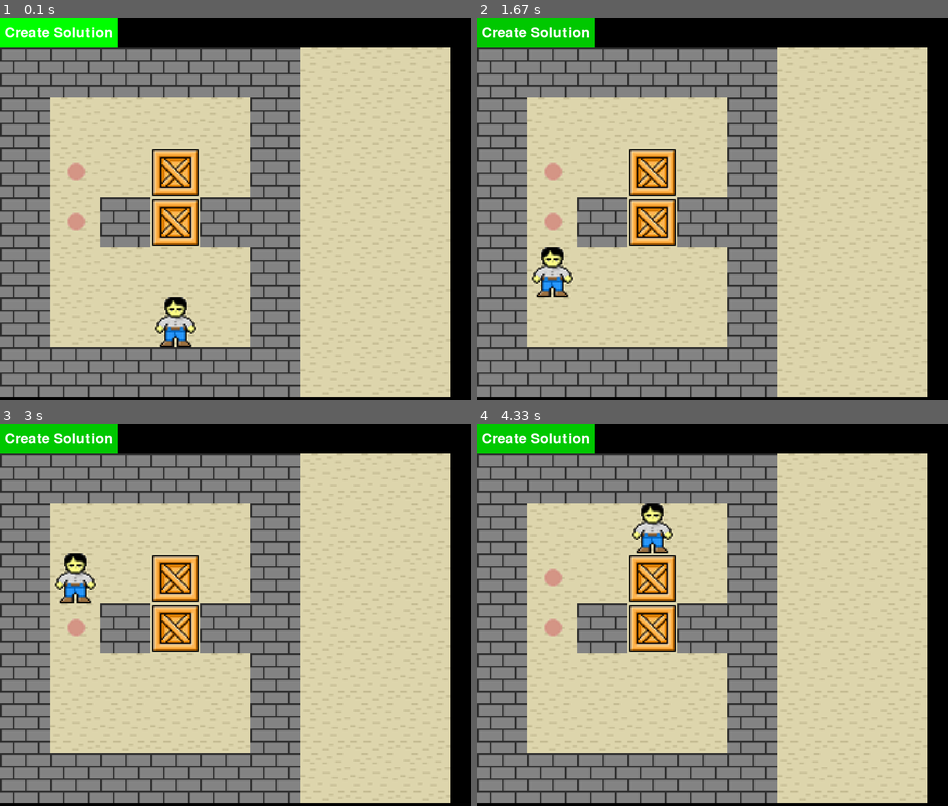
Above: before the commit, frames 1-4 (two rows, left to right).
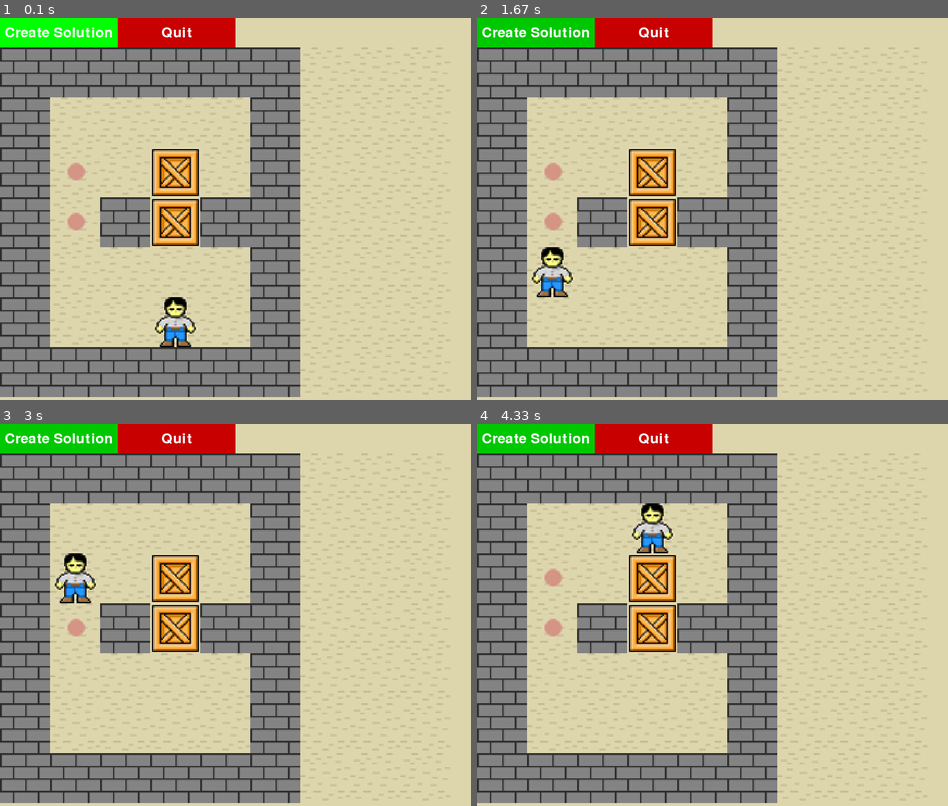
Above: after the commit, the same moments.

Repository: Huaisure/Pygame-Sokoban
Game: pygame game, started from main.py
The game is run twice, just before and just after one commit, with the same random seed, the same clock (stepped at 60 frames per second) and the same inputs.
Inputs (mouse positions are in pixels of both pictures, inside the frame that each line leads up to):
- Up to frame 1 (0.1 s): type "1 (at the terminal prompt)" at 0 s
- Up to frame 2 (1.67 s): press the mouse at (533, 33) at 0.37 s; move the mouse to (613, 67) at 0.47 s; release the mouse at (693, 105) at 0.6 s; click "Create Solution" at 0.72 s; press the mouse at (533, 33) at 1.03 s; move the mouse to (575, 90) at 1.13 s; release the mouse at (613, 147) at 1.27 s
- Up to frame 3 (3 s): click "Create Solution" at 1.88 s; press the mouse at (56, 439) at 2.2 s; move the mouse to (211, 595) at 2.3 s; release the mouse at (367, 752) at 2.43 s
- Up to frame 4 (4.33 s): no input

The runs differ from the first frame. In frame 1, 11% of the frame differs, in the area x 0-100%, y 0-100%; in frame 2, 11%; in frame 3, 11%; in frame 4, 11%.

Commit message:
更新了界面，增加quit button

Diff:
--- a/assets/game.py
+++ b/assets/game.py
@@ -1,8 +1,10 @@
 from .elements import Element
+
+from enum import Enum
+from typing import List
 import pygame
 import os
-from enum import Enum
-from typing import List
+import sys
 
 BUTTON_HEIGHT = 50
 
@@ -89,7 +91,7 @@
                     pygame.quit()
                     exit()
 
-            self.screen.fill((0, 0, 0))
+            self.screen.fill((221,213,172))
             self.draw_button()
             if self.playing:
                 current_time = pygame.time.get_ticks()
@@ -177,7 +179,12 @@
     def init_button(self):
         self.button_color = (0, 200, 0)  # 按钮颜色
         self.button_hover_color = (0, 255, 0)  # 鼠标悬停时的颜色
+        self.quit_button_color = (200, 0, 0)  # Quit按钮颜色
+        self.quit_button_hover_color = (255, 0, 0)  # Quit按钮鼠标悬停颜色
+
         self.button_rect = pygame.Rect(0, 0, 200, 50)  # 按钮的位置和大小
+        self.quit_button_rect = pygame.Rect(200, 0, 200, 50)  # Quit按钮的位置和大小
+
         self.button_text = "Create Solution"
         self.font = pygame.font.Font(None, 36)  # 文字字体和大小
         self.playing = False  # 控制是否开始播放解决方案
@@ -196,3 +203,15 @@
         text_surf = self.font.render(self.button_text, True, (255, 255, 255))
         text_rect = text_surf.get_rect(center=self.button_rect.center)
         self.screen.blit(text_surf, text_rect)
+
+        if self.quit_button_rect.collidepoint(mouse_pos):
+            pygame.draw.rect(self.screen, self.quit_button_hover_color, self.quit_button_rect)
+            if mouse_clicked:
+                pygame.quit()  # 退出游戏
+                print("Game exited")
+                sys.exit()
+        else:
+            pygame.draw.rect(self.screen, self.quit_button_color, self.quit_button_rect)
+        quit_text_surf = self.font.render('Quit', True, (255, 255, 255))
+        quit_text_rect = quit_text_surf.get_rect(center=self.quit_button_rect.center)
+        self.screen.blit(quit_text_surf, quit_text_rect)
